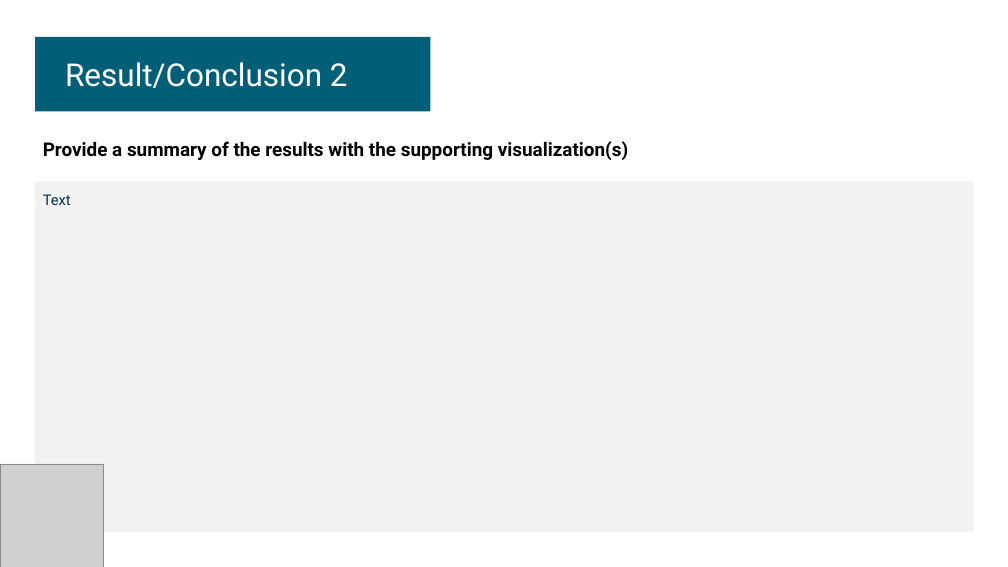
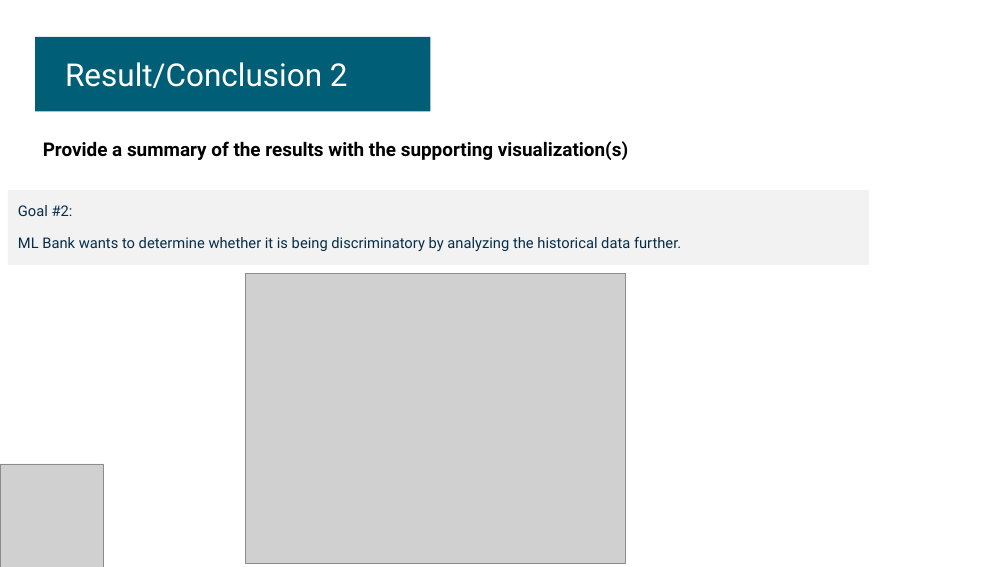
Before and after one commit to Pete1001/ML-Bank, a slide deck: slide 7 of Resources/ML-Bank.pptx. Drawn at 1008x567 pixels with LibreOffice and Linux fonts; fonts in the diff are those of the drawing; grey boxes stand for pictures. Boxes give left, top, right and bottom in pixels: in the first picture for what was removed or moved away, otherwise in the second. Text is boxed around its words. In the diff, an @@ line names an element or a change of style, - is before the commit and + after.

```diff
--- a/Resources/ML-Bank.pptx
+++ b/Resources/ML-Bank.pptx
@@ rectangle added at (8,191,869,265), fill #F2F2F2, 14 pt, text #082D49 @@
+Goal #2:
+ML Bank wants to determine whether it is being discriminatory by analyzing the historical data further.
@@ rectangle removed at (36,181,975,532) @@
@@ text removed at (43,194,71,205) @@
-Text
@@ picture added at (246,273,625,563) @@
```
Also in this commit, not shown: 7 other slides changed, 3 slides added.
